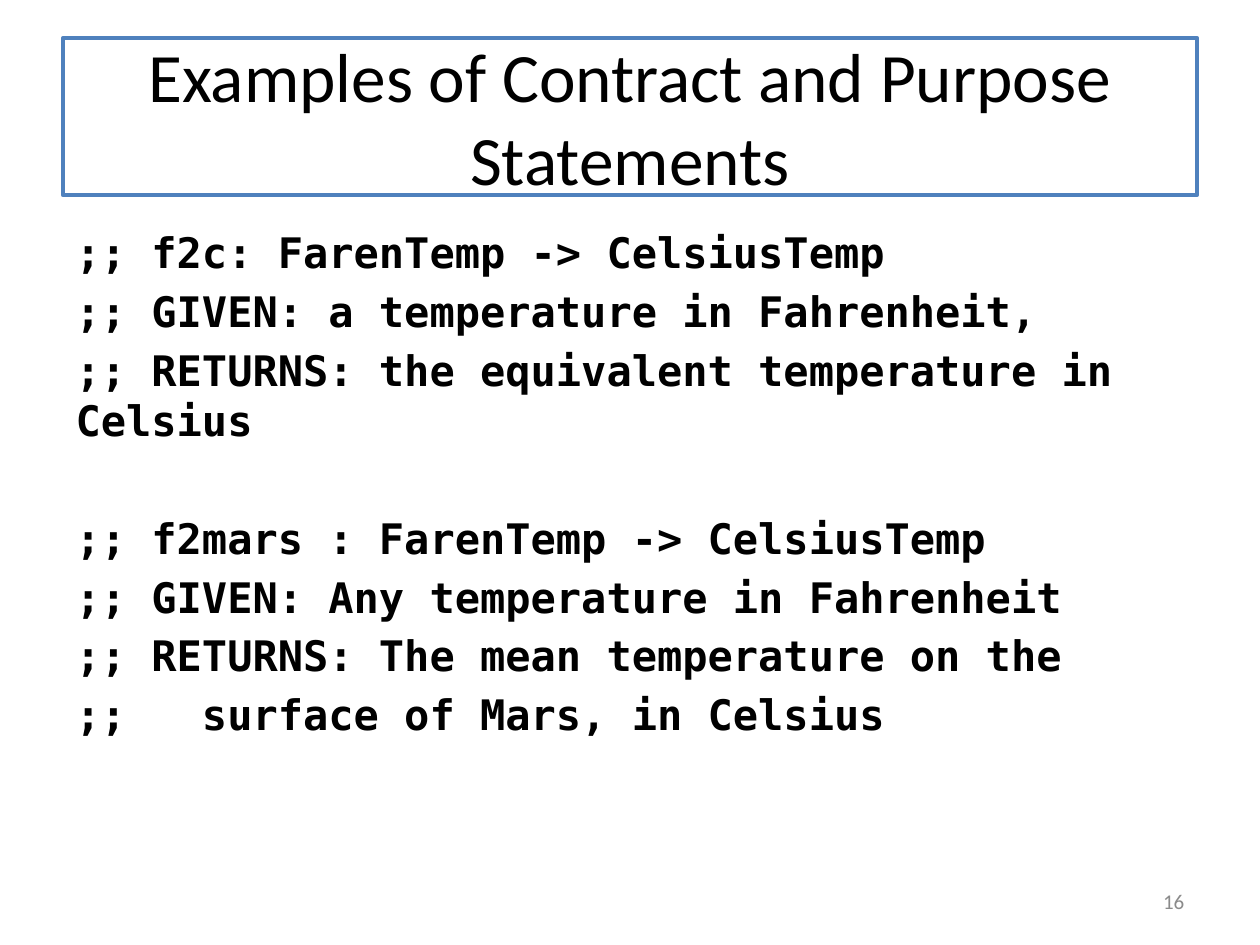
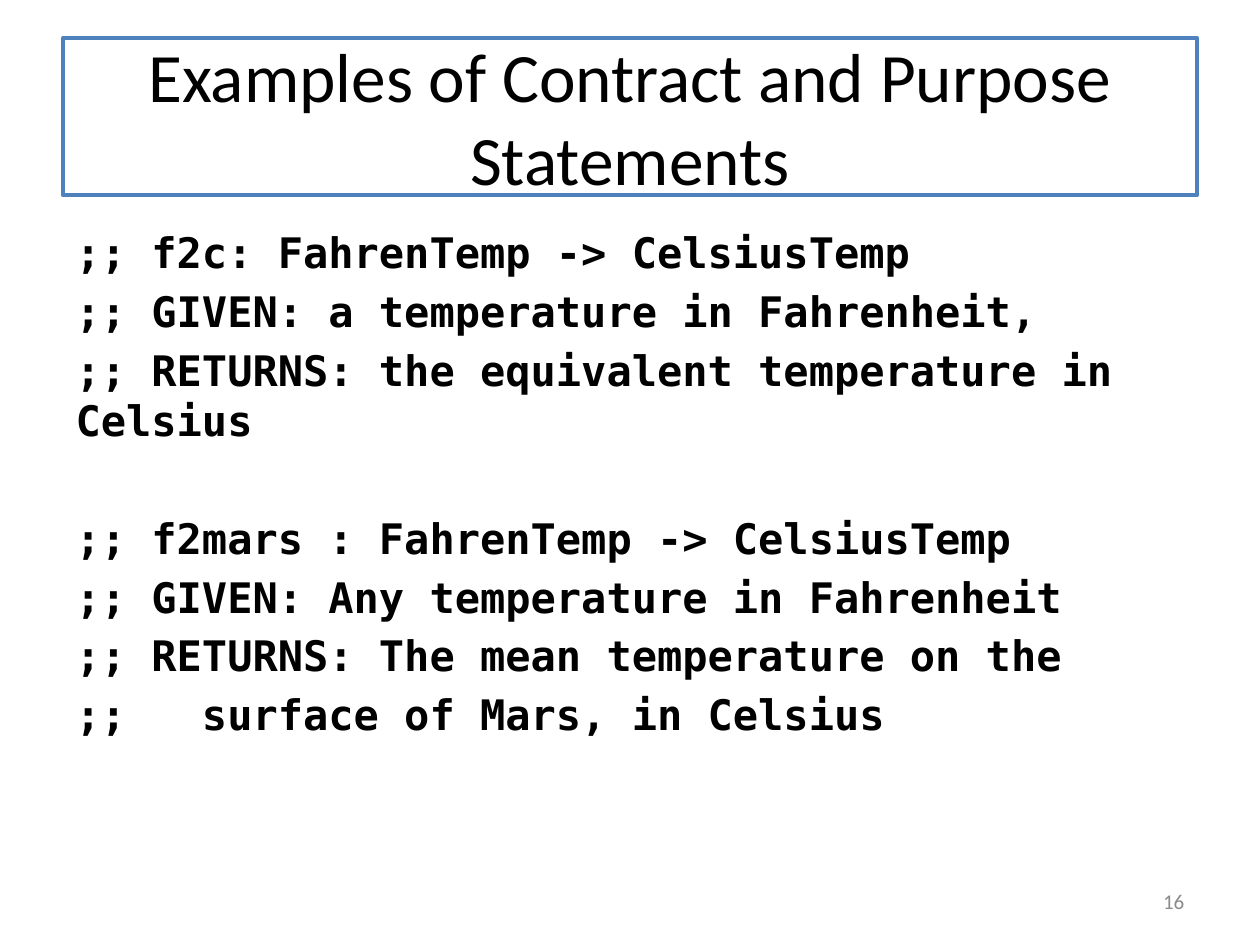
Before and after one commit to mwand/cs5010f17, a slide deck: slide 16 of Slides/Lesson 1.1 The Function Design Recipe.pptx. Drawn at 1260x945 pixels with LibreOffice and Linux fonts; fonts in the diff are those of the drawing. Boxes give left, top, right and bottom in pixels: in the first picture for what was removed or moved away, otherwise in the second. Text is boxed around its words. In the diff, an @@ line names an element or a change of style, - is before the commit and + after.

Commit message:
fixed 'Faren' in L1.1, fixed typo in L2.3

```diff
--- a/Slides/Lesson 1.1 The Function Design Recipe.pptx
+++ b/Slides/Lesson 1.1 The Function Design Recipe.pptx
@@ text at bbox=[151, 234, 910, 277]: text changed @@
-;; f2c: FarenTemp -> CelsiusTemp
+;; f2c: FahrenTemp -> CelsiusTemp
@@ text at bbox=[151, 520, 1011, 563]: text changed @@
-;; f2mars : FarenTemp -> CelsiusTemp
+;; f2mars : FahrenTemp -> CelsiusTemp
```
Also in this commit, not shown: 1 other slide changed, 2 other files.
